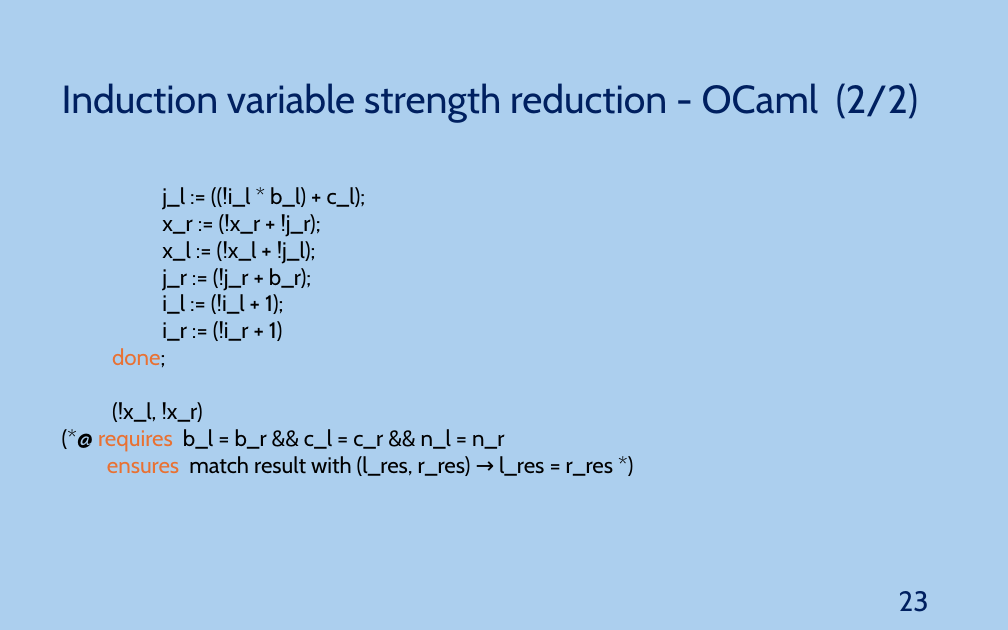
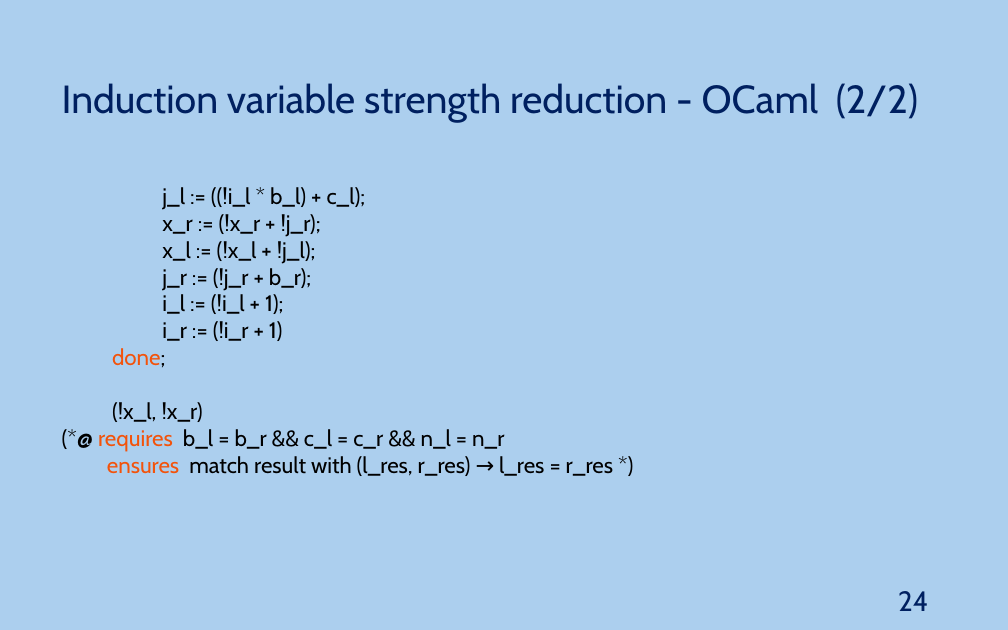
Before and after one commit to JoaoNini75/MasterThesis, a slide deck: slide 24 of tese/presentation/Ap Tese.pptx (slide 23 before the commit). Drawn at 1008x630 pixels with LibreOffice and Linux fonts; fonts in the diff are those of the drawing. Boxes give left, top, right and bottom in pixels: in the first picture for what was removed or moved away, otherwise in the second. Text is boxed around its words. In the diff, an @@ line names an element or a change of style, - is before the commit and + after.

```diff
--- a/tese/presentation/Ap Tese.pptx
+++ b/tese/presentation/Ap Tese.pptx
@@ text at box(98, 348, 613, 476): text colour #E97132 to #F3530B in "done;", "requires", "ensures" @@
@@ page number at box(898, 591, 928, 611): text changed @@
-23
+24
```
Also in this commit, not shown: 10 other slides changed, 2 slides added, 1 slide removed.
